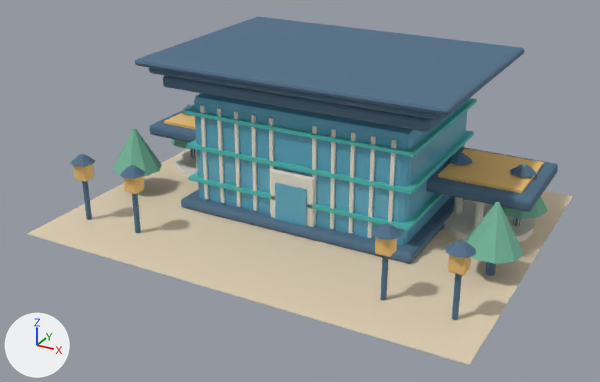
What one commit did to the Blender file assets/blender/developer-metropolis/campus.blend.
The view is the same before and after, from a 50 mm lens placed at (-758.0, -918.0, 207.0), pointed at (-961.0, -549.0, 23.0). The lights are fixed; the arrows at lower left show +X, +Y and +Z. The older version comes first.

The scene before the commit, as lines of its bpy script (objects in view):
```python
me_cube_003 = bpy.data.meshes.new('Cube.003')
me_cube_003.from_pydata(...)  # 656 vertices, 524 faces; spans x -120.0..120.0, y -98.0..64.0, z -3.0..86.0
me_cube_003.materials.append(mat_deep_ink_roof)  # blue #506f89
me_cube_004 = bpy.data.meshes.new('Cube.004')
me_cube_004.from_pydata(...)  # a box spanning x -68.0..68.0, y -49.5..49.5, z -1.0..1.0; a box spanning x -68.0..68.0, y -49.5..49.5, z 19.0..21.0; a box spanning x -68.0..68.0, y -49.5..49.5, z 39.0..41.0
me_cube_004.materials.append(mat_jade_trim)  # cyan #50bdb8
me_cube_023 = bpy.data.meshes.new('Cube.023')
me_cube_023.from_pydata(...)  # 464 vertices, 444 faces; spans x -22.0..204.0, y -106.0..22.0, z -8.0..2.0
me_cube_023.materials.append(mat_lantern_brass)  # beige #f6ce84
ob_batched_deep_ink_roof_details = bpy.data.objects.new('Batched Deep ink roof details', me_cube_003)
ob_batched_deep_ink_roof_details.location = (-960.0, -511.0, 5.7)
ob_batched_jade_trim_details = bpy.data.objects.new('Batched Jade trim details', me_cube_004)
ob_batched_jade_trim_details.location = (-960.0, -511.0, 20.7)
ob_batched_lantern_brass_details = bpy.data.objects.new('Batched Lantern brass details', me_cube_023)
ob_batched_lantern_brass_details.location = (-1051.0, -500.0, 35.7)
# also in view: 'Main entrance glass' at (-960.0, -561.0, 17.0); 'Batched Garden canopy details' at (-960.0, -527.0, 30.0); 'Batched Pearl limestone details' at (-960.0, -517.0, 34.0); 'Developer Metropolis Hall' at (-960.0, -511.0, 37.0); 'Courtyard plaza' at (-960.0, -535.0, 3.0)
```
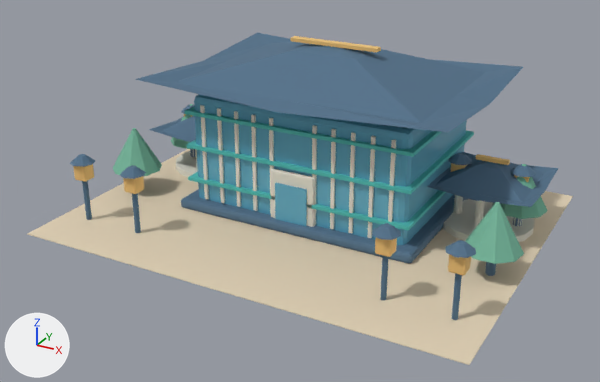
Where the newer file only moved an object's origin or applied its transform, the numbers keep the older frame.

Boxes [x1, y1, x2, y2] around the edits, measured in the pictures (600 x 382 px):
'Batched Deep ink roof details', reshaped: before [70, 17, 558, 320]; after [70, 33, 558, 320]
'Batched Lantern brass details', reshaped (47% taller): before [73, 113, 544, 275]; after [73, 36, 530, 275]
part 1 of me_cube_003, rebuilt (16% shorter): before [150, 111, 196, 142]; after [149, 116, 196, 142]
part 2 of me_cube_003, rebuilt (15% shorter): before [426, 147, 558, 212]; after [427, 152, 558, 207]
part 3 of me_cube_003, rebuilt: before [135, 17, 525, 115]; after [136, 33, 523, 133]
part 4 of me_cube_003, deleted: before [149, 67, 444, 120]
part 5 of me_cube_003, deleted (blue): before [163, 76, 448, 132]
part 6 of me_cube_023, added (beige): after [291, 36, 381, 53]
part 7 of me_cube_023, added: after [476, 154, 510, 165]
part 8 of me_cube_023, deleted: before [164, 113, 196, 130]
part 9 of me_cube_023, deleted (beige): before [438, 148, 544, 193]

Edits to the bpy script that builds the scene:
```text
Change me_cube_003:
    used by ob_batched_deep_ink_roof_details; location = (-960.0, -511.0, 5.7)
    remove me_cube_003.from_pydata(...)  # 656 vertices, 524 faces; spans x -120.0..120.0, y -98.0..64.0, z -3.0..86.0
    add me_cube_003.from_pydata(...)  # 472 vertices, 329 faces; spans x -120.0..120.0, y -98.0..64.0, z -3.0..90.0
    me_cube_003 part 1: the loose piece of 56 vertices spanning x -120.0..-62.0, y -18.0..40.0, z 22.0..30.0 is rebuilt with 32 vertices and now spans x -120.0..-62.0, y -18.0..40.0, z 24.0..35.0
    me_cube_003 part 2: the loose piece of 56 vertices spanning x 62.0..120.0, y -18.0..40.0, z 22.0..30.0 is rebuilt with 32 vertices and now spans x 62.0..120.0, y -18.0..40.0, z 24.0..35.0
    me_cube_003 part 3: the loose piece of 56 vertices spanning x -90.0..90.0, y -64.0..64.0, z 82.0..86.0 is rebuilt with 32 vertices and now spans x -90.0..90.0, y -64.0..64.0, z 70.0..90.0
    me_cube_003 part 4: the loose piece of 56 vertices spanning x -84.0..84.0, y -60.0..60.0, z 78.0..82.0 is deleted
    me_cube_003 part 5: the loose piece of 56 vertices spanning x -78.0..78.0, y -56.0..56.0, z 70.0..76.0 is deleted
Change me_cube_023:
    used by ob_batched_lantern_brass_details; location = (-1051.0, -500.0, 35.7)
    remove me_cube_023.from_pydata(...)  # 464 vertices, 444 faces; spans x -22.0..204.0, y -106.0..22.0, z -8.0..2.0
    add me_cube_023.from_pydata(...)  # 472 vertices, 450 faces; spans x -21.0..203.0, y -106.0..4.0, z -8.0..62.0
    me_cube_023 part 6: a new loose piece, a box spanning x 64.5..117.5, y -13.5..-8.5, z 60.0..62.0, in mat_lantern_brass (beige #f6ce84)
    me_cube_023 part 7: a new loose piece, a box spanning x 173.0..191.0, y -1.5..1.5, z 5.0..7.0, in mat_lantern_brass (beige #f6ce84)
    me_cube_023 part 8: the loose piece of 8 vertices spanning x -22.0..22.0, y -22.0..22.0, z -1.0..1.0 is deleted
    me_cube_023 part 9: the loose piece of 8 vertices spanning x 160.0..204.0, y -22.0..22.0, z -1.0..1.0 is deleted
    other edits to the shape of me_cube_023 do not show in these pictures
```
